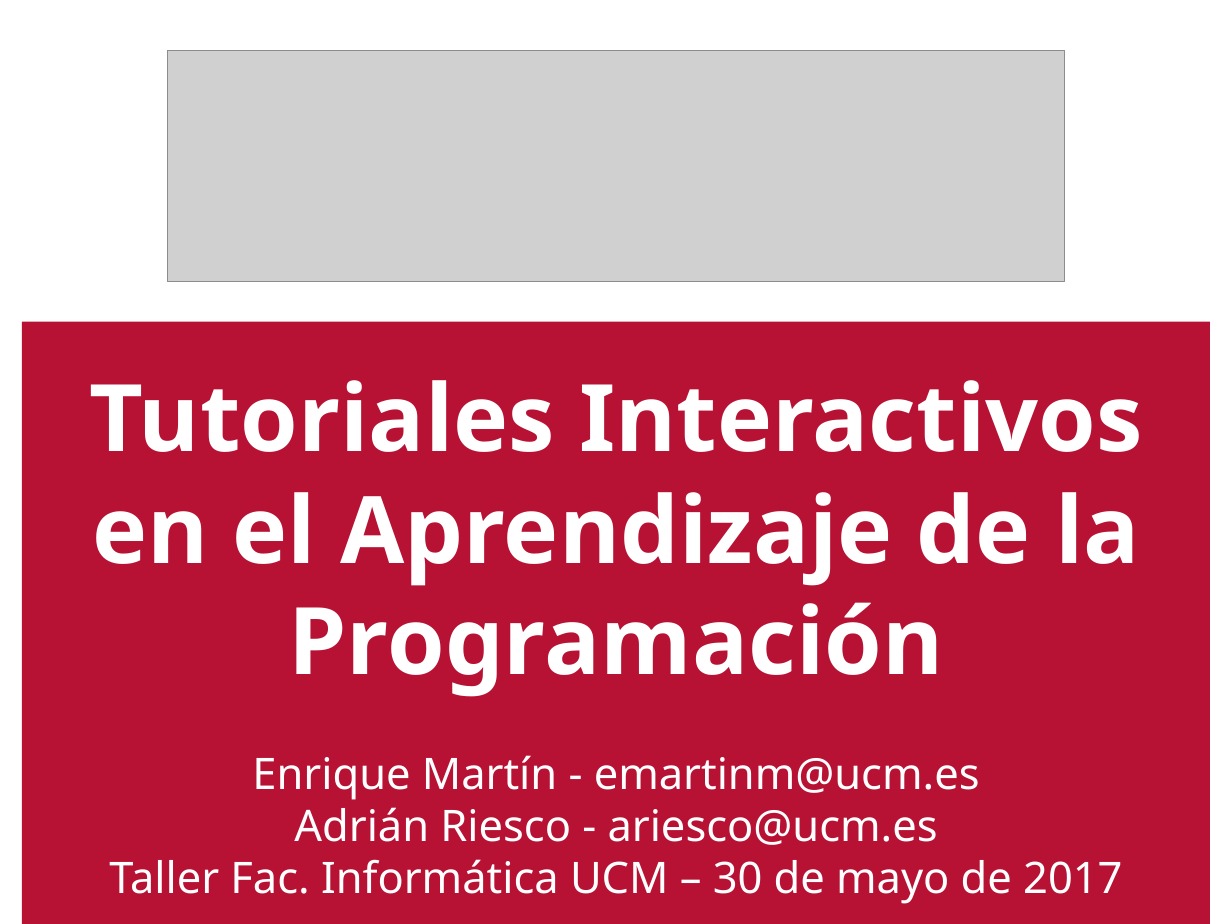
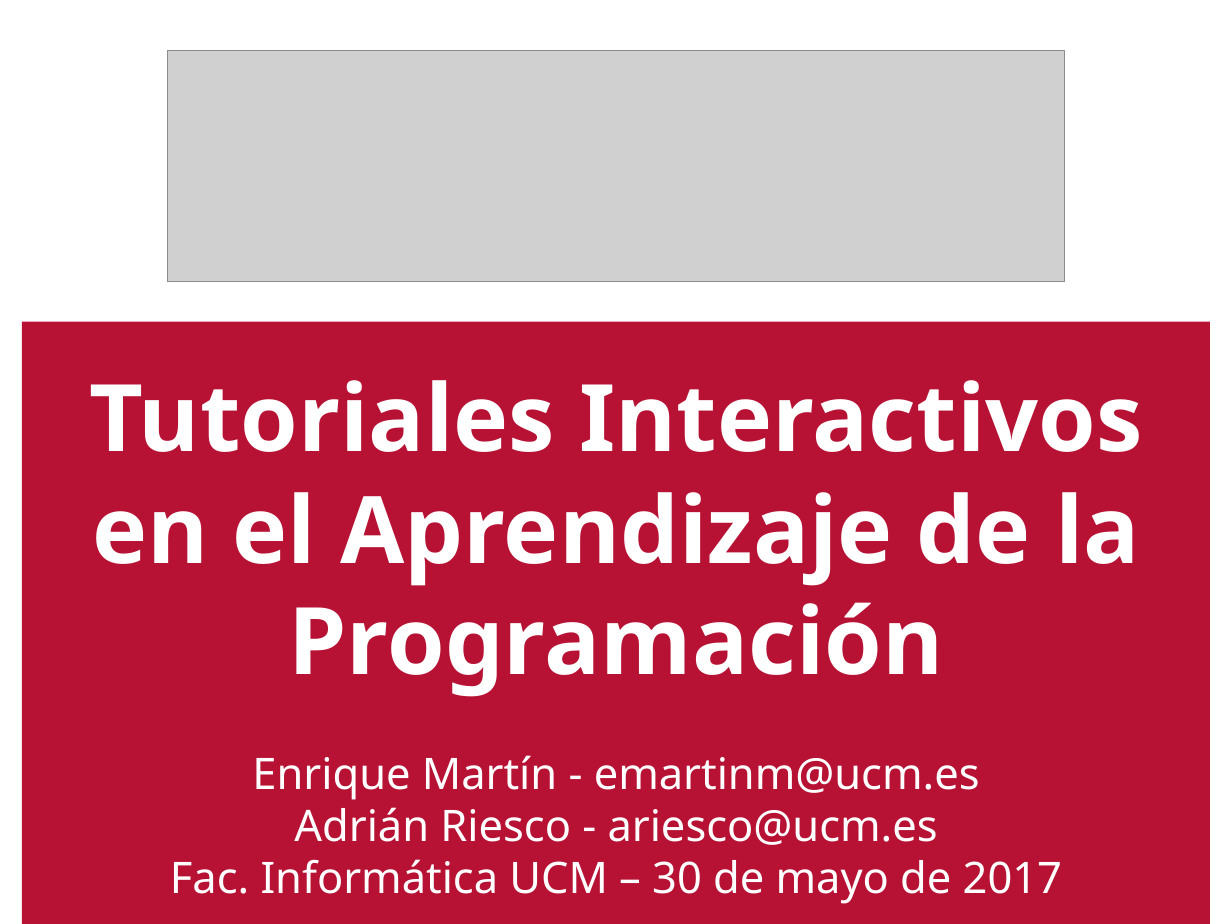
Before and after one commit to emartinm/TutorialesInteractivos, a slide deck: slide 1 of doc/Taller_FDI_2017.odp. Drawn at 1232x924 pixels with LibreOffice and Linux fonts; fonts in the diff are those of the drawing; grey boxes stand for pictures. Boxes give left, top, right and bottom in pixels: in the first picture for what was removed or moved away, otherwise in the second. Text is boxed around its words. In the diff, an @@ line names an element or a change of style, - is before the commit and + after.

Commit message:
Transparencias Taller FDI

```diff
--- a/doc/Taller_FDI_2017.odp
+++ b/doc/Taller_FDI_2017.odp
@@ subtitle at [170, 755, 1062, 904]: text changed @@
-Enrique Martín - emartinm@ucm.es
-Adrián Riesco - ariesco@ucm.es
-Taller Fac. Informática UCM – 30 de mayo de 2017
+Enrique Martín - emartinm@ucm.es
+Adrián Riesco - ariesco@ucm.es
+Fac. Informática UCM – 30 de mayo de 2017
```
Also in this commit, not shown: 4 other slides changed, 13 slides added, 3 slides removed.
